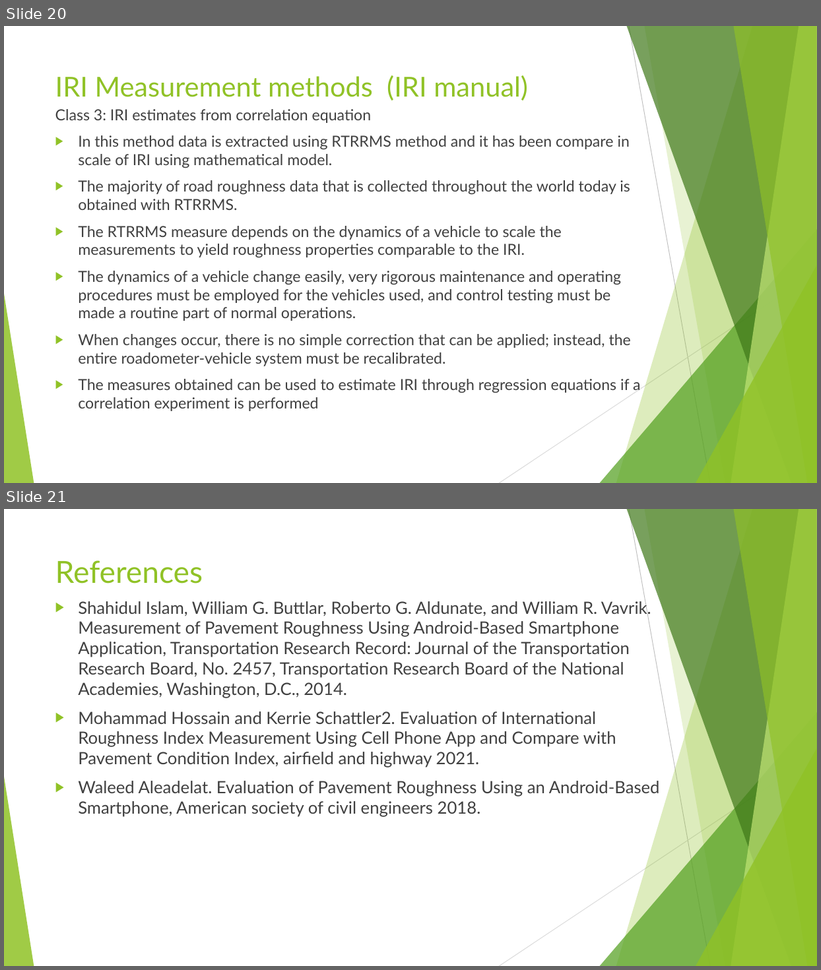
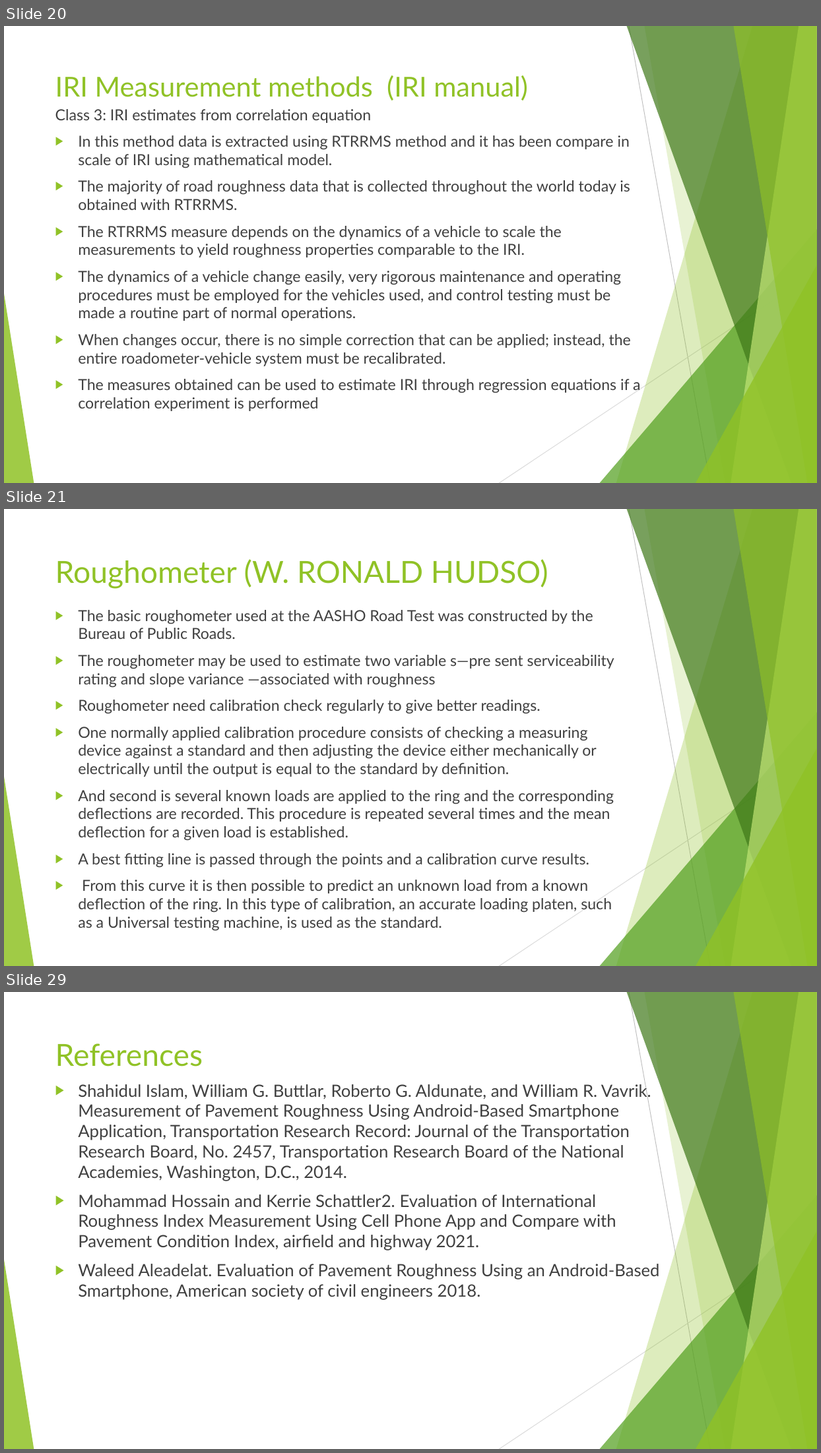
Before and after one commit to pranavbaradkar/IRI_determination, a slide deck: Report/Roughness measurement using smartphone application_01.pptx. Shown one above the other, each under a label of ours: slides 20 and 21 before the commit, slides 20, 21 and 29 after it; the slides between them are not shown. The pictures are 821x970 and 821x1453 pixels, drawn with LibreOffice and Linux fonts; fonts in the diff are those of the drawing. Boxes give left, top, right and bottom in pixels: in the first picture for what was removed or moved away, otherwise in the second. Text is boxed around its words. In the diff, an @@ line names an element or a change of style, - is before the commit and + after.

```diff
--- a/Report/Roughness measurement using smartphone application_01.pptx
+++ b/Report/Roughness measurement using smartphone application_01.pptx
@@ slide 21 added at [4, 509, 817, 966], background #FFFFFF; not listed: 10 template elements that a slide beside it also shows @@
@@ title added at [55, 559, 548, 589], 36 pt, text #90C226 @@
+Roughometer (W. RONALD HUDSO)
@@ text added at [78, 610, 614, 931], 18 pt, text #404040 @@
+▶ The basic roughometer used at the AASHO Road Test was constructed by the Bureau of Public Roads.
+▶ The roughometer may be used to estimate two variable s—pre sent serviceability rating and slope variance —associated with roughness
+▶ Roughometer need calibration check regularly to give better readings.
+▶ One normally applied calibration procedure consists of checking a measuring device against a standard and then adjusting the device either mechanically or electrically until the output is equal to the standard by definition.
+▶ And second is several known loads are applied to the ring and the corresponding deflections are recorded. This procedure is repeated several times and the mean deflection for a given load is established.
+▶ A best fitting line is passed through the points and a calibration curve results.
+▶ From this curve it is then possible to predict an unknown load from a known deflection of the ring. In this type of calibration, an accurate loading platen, such as a Universal testing machine, is used as the standard.
@@ what was slide 21 is now slide 29 @@
```
Also in this commit, not shown: 7 other slides added, 15 other files.
